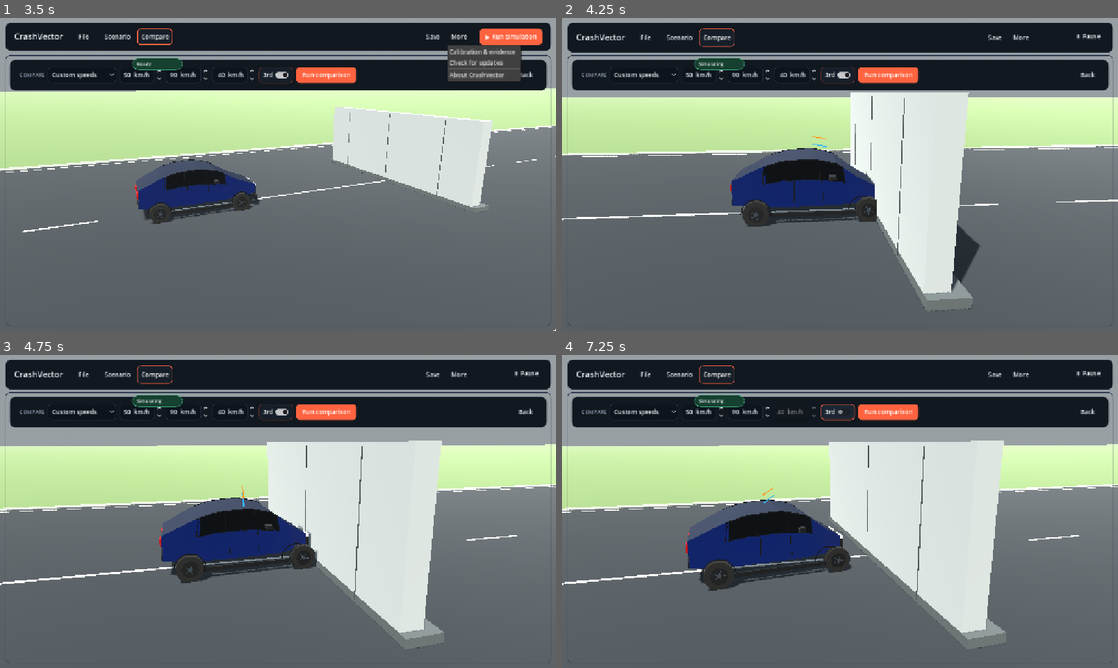
Above: before the commit, frames 1-4 (two rows, left to right).
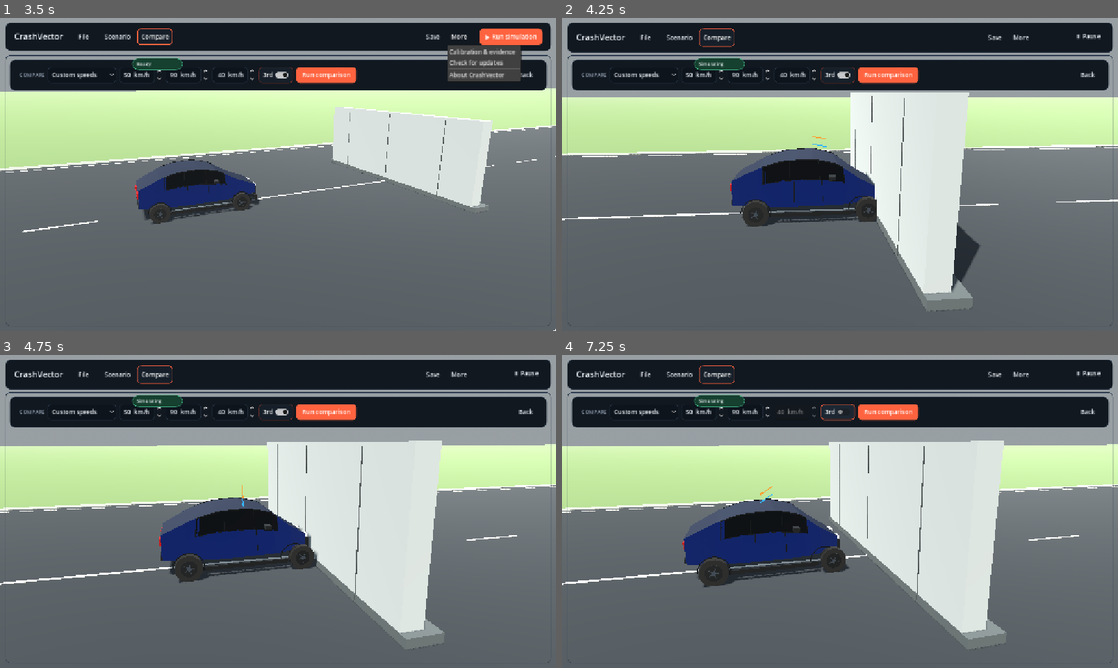
Above: after the commit, the same moments.

Repository: ArrowSK/crashvector
Game: Godot game, scene res://app/main.tscn
Two runs of this game, one before a commit and one after it. Both use one fixed random seed, a clock stepped at 60 frames per second and the inputs below.
Inputs (mouse positions are in pixels of both pictures, inside the frame that each line leads up to):
- Up to frame 1 (3.5 s): click "File" at 0.5 s; click "Scenario" at 1.25 s; click "Compare" at 2 s; click "More" at 2.75 s
- Up to frame 2 (4.25 s): click "▶ Run simulation" at 3.5 s
- Up to frame 3 (4.75 s): tap Enter at 4.25 s; move the mouse to (400, 495) at 4.27 s; hold Right from 4.28 s (still down); click (400, 495) at 4.42 s
- Up to frame 4 (7.25 s): release Right at 5 s; click "Custom speeds" at 5 s; drag from (728, 527) to (812, 574) at 5.77 s; click "3rd" at 6.5 s

Frame 1 is identical in both runs. In frame 2, 0.2% of the frame differs, in the area x 0-100%, y 24-94%; in frame 3, 0.6%; in frame 4, 1.5%, in the area x 0-100%, y 28-94%.

Commit message:
fix: stabilize chassis inertia across crush travel

Diff:
--- a/src/vehicles/compact_hatchback.gd
+++ b/src/vehicles/compact_hatchback.gd
@@ -292,6 +292,15 @@
 		Vector3(1.05 * scale_x, 0.72 * scale_y, 1.40 * scale_z),
 		Vector3(1.53 * scale_x, 0.72 * scale_y, 0.0)
 	)
+	# Keep neutral vehicle inertia independent of the front collision shell. The
+	# shell is intentionally presentation-aligned and can shrink after impact;
+	# it must never redefine the mass distribution or turn a normal collision
+	# into a pitch/launch merely because the visible nose has a different length.
+	rigid_chassis.configure_box_mass_distribution(Vector3(
+		4.10 * scale_x,
+		1.30 * scale_y,
+		1.72 * scale_z
+	))
 	var mass_scale := maxf(total_mass_kg / 1150.0, 0.45)
 	var suspension_k := 65000.0 * mass_scale
 	var suspension_c := 6000.0 * sqrt(mass_scale)
--- a/src/vehicles/vehicle_rigid_chassis.gd
+++ b/src/vehicles/vehicle_rigid_chassis.gd
@@ -48,6 +48,7 @@
 var maximum_non_ground_contact_points: int = 0
 var maximum_non_ground_contact_span_m := Vector3.ZERO
 var maximum_non_ground_projected_span_xz_m2: float = 0.0
+var configured_mass_distribution_size_m := Vector3.ZERO
 
 func configure(
 	body_mass_kg: float,
@@ -85,6 +86,27 @@
 	collision.position = local_position_m
 	add_child(collision)
 	return collision
+
+func configure_box_mass_distribution(size_m: Vector3) -> void:
+	# Collision geometry changes during a crash: the sacrificial front box retreats
+	# while the safety cell shortens only in severe failure.  Godot's automatic
+	# inertia calculation includes every collision shape, so using it would make
+	# the rotational dynamics depend on a presentation-aligned contact shell.
+	# Define the chassis mass distribution from the neutral vehicle envelope
+	# instead.  This is a standard rectangular-body approximation and remains
+	# invariant while collision shells change for crush travel.
+	var size := Vector3(
+		maxf(size_m.x, 0.10),
+		maxf(size_m.y, 0.10),
+		maxf(size_m.z, 0.10)
+	)
+	configured_mass_distribution_size_m = size
+	var coefficient := mass / 12.0
+	inertia = Vector3(
+		coefficient * (size.y * size.y + size.z * size.z),
+		coefficient * (size.x * size.x + size.z * size.z),
+		coefficient * (size.x * size.x + size.y * size.y)
+	)
 
 func configure_front_contact_frame(front_face_x_m: float, tolerance_m: float = 0.08) -> void:
 	front_contact_face_x_m = front_face_x_m
--- a/tests/m19_contact_fidelity.gd
+++ b/tests/m19_contact_fidelity.gd
@@ -113,6 +113,7 @@
 		if bumper_collision != null and bumper_collision.shape is BoxShape3D:
 			_expect(absf(outer_face - expected_bumper_face) < 0.001, "M19 %s outer bumper collision volume must end at the rendered M16.2 nose face" % preset_id)
 		_expect(chassis.front_crush_probe_count() == 3, "M19 %s passenger car must expose centre plus two lateral front-crush probes" % preset_id)
+		_expect(chassis.configured_mass_distribution_size_m.x > 3.0, "M19 %s passenger car must use a neutral chassis mass envelope instead of collision-shape-derived inertia" % preset_id)
 		if chassis.front_crush_probes.size() == 3:
 			var centre := chassis.front_crush_probes[0]
 			var negative := chassis.front_crush_probes[1]
